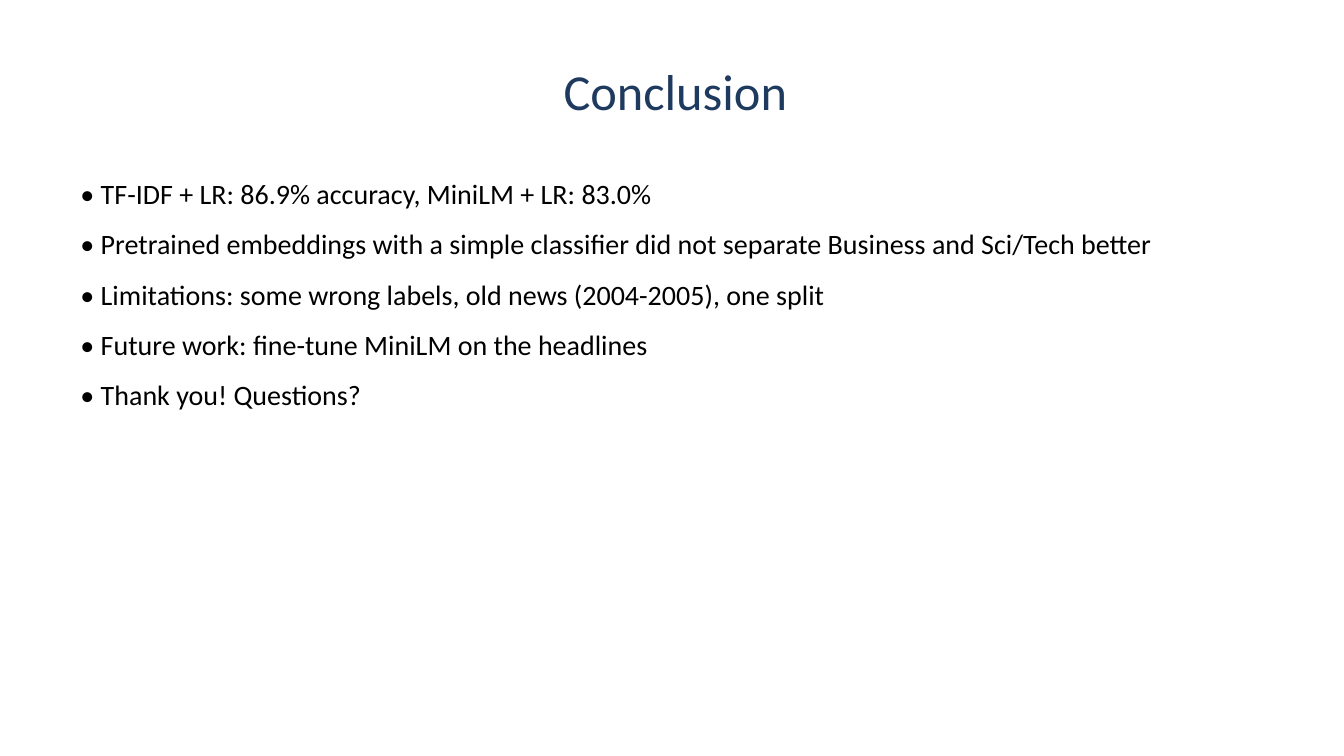
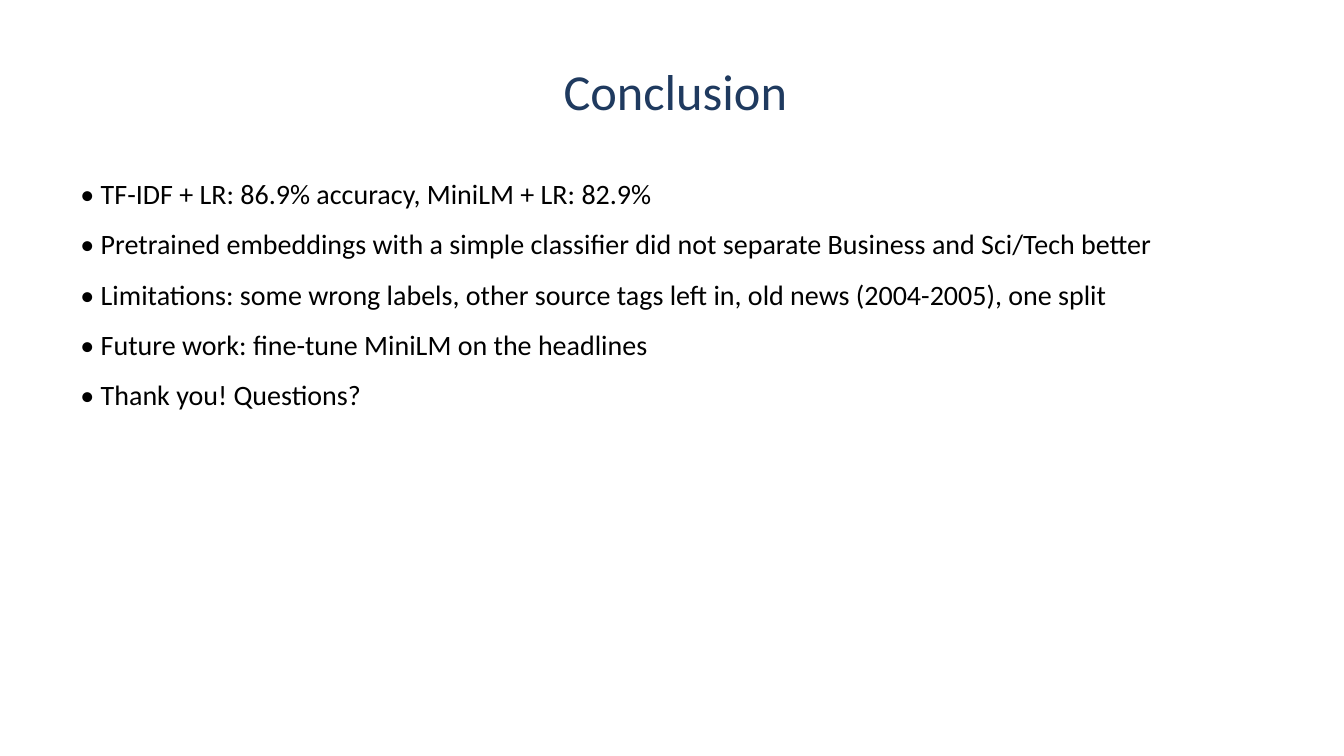
Before and after one commit to jaber-alsaikhan/News-Topic-Classification, a slide deck: slide 9 of deliverables/Group2_Slides.pptx. Drawn at 1344x756 pixels with LibreOffice and Linux fonts; fonts in the diff are those of the drawing. Boxes give left, top, right and bottom in pixels: in the first picture for what was removed or moved away, otherwise in the second. Text is boxed around its words. In the diff, an @@ line names an element or a change of style, - is before the commit and + after.

```diff
--- a/deliverables/Group2_Slides.pptx
+++ b/deliverables/Group2_Slides.pptx
@@ text at <box>101,184,652,209</box>: text changed @@
-• TF-IDF + LR: 86.9% accuracy, MiniLM + LR: 83.0%
+• TF-IDF + LR: 86.9% accuracy, MiniLM + LR: 82.9%
@@ text at <box>101,284,1106,310</box>: text changed @@
-• Limitations: some wrong labels, old news (2004-2005), one split
+• Limitations: some wrong labels, other source tags left in, old news (2004-2005), one split
```
Also in this commit, not shown: 1 other slide changed, 5 other files.
